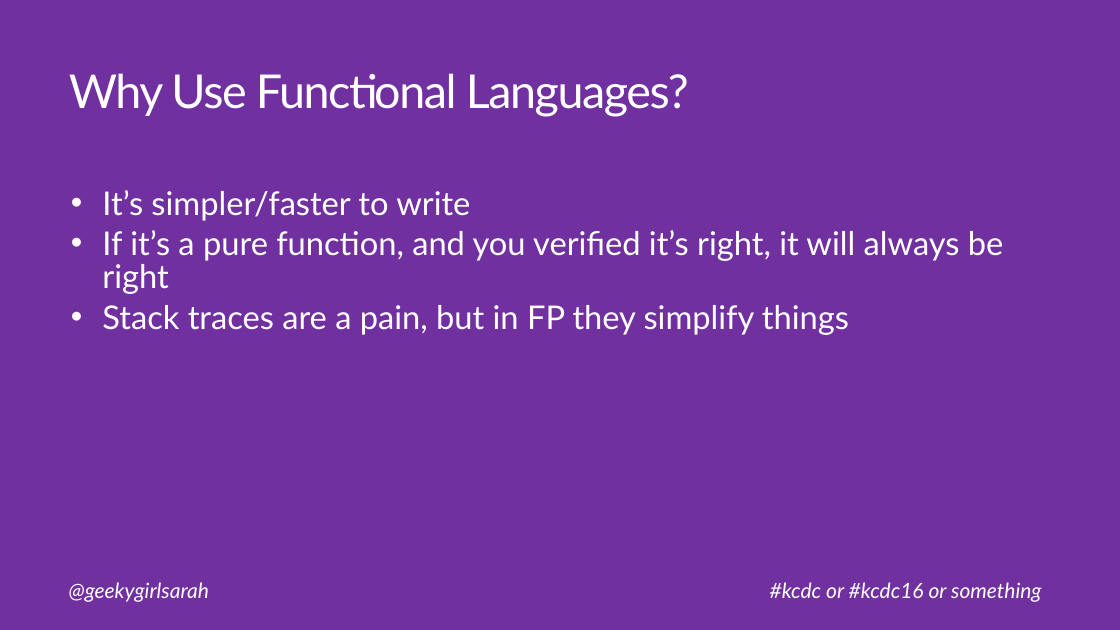
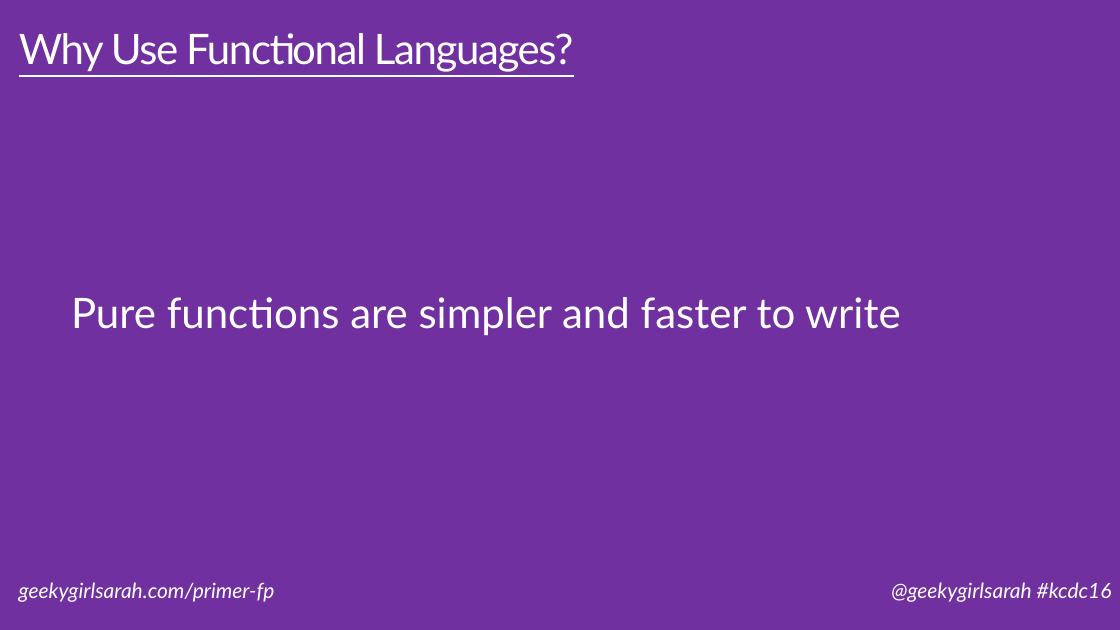
Before and after one commit to geekygirlsarah/talk-a_primer_on_functional_programming, a slide deck: slide 33 of A Primer on Functional Programming.pptx (slide 15 before the commit). Drawn at 1120x630 pixels with LibreOffice and Linux fonts; fonts in the diff are those of the drawing. Boxes give left, top, right and bottom in pixels: in the first picture for what was removed or moved away, otherwise in the second. Text is boxed around its words. In the diff, an @@ line names an element or a change of style, - is before the commit and + after.

Commit message:
Cleanup slides, improve examples, simplify wording, expand large slides into smaller ones

```diff
--- a/A Primer on Functional Programming.pptx
+++ b/A Primer on Functional Programming.pptx
@@ title "Why Use Functional Languages?": place and size @@
-title "Why Use Functional Languages?" at [69, 73, 689, 117]
+title "Why Use Functional Languages?" at [19, 33, 574, 72]
@@ title "Why Use Functional Languages?" at [19, 33, 574, 72]: size 40 to 36 pt, underline on @@
@@ text "Pure functions are simpler and ..." at [71, 297, 900, 336]: vertical alignment top to middle @@
@@ text at [71, 297, 900, 336]: text changed; size 28 to 36 pt @@
-  • It’s simpler/faster to write
-  • If it’s a pure function, and you verified it’s right, it will always be right
-  • Stack traces are a pain, but in FP they simplify things
+  Pure functions are simpler and faster to write
@@ text at [19, 582, 275, 602]: text changed @@
-@geekygirlsarah
+geekygirlsarah.com/primer-fp
@@ text at [891, 582, 1112, 602]: text changed @@
-#kcdc or #kcdc16 or something
+@geekygirlsarah #kcdc16
```
Also in this commit, not shown: 28 other slides changed, 23 slides added, 1 slide removed.
